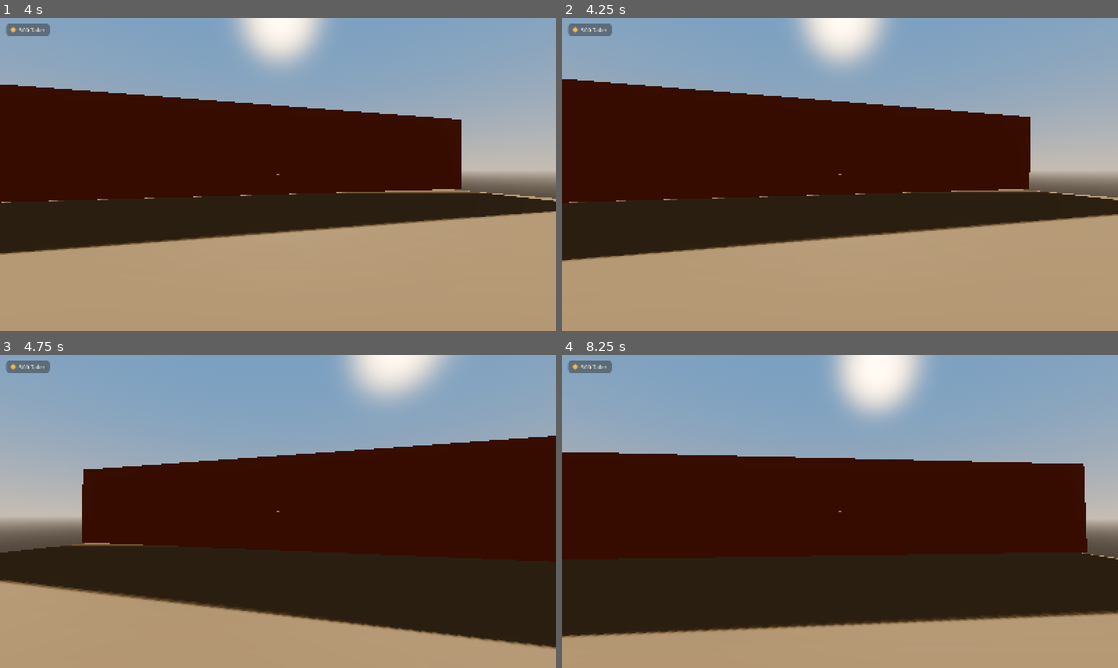
Above: before the commit, frames 1-4 (two rows, left to right).
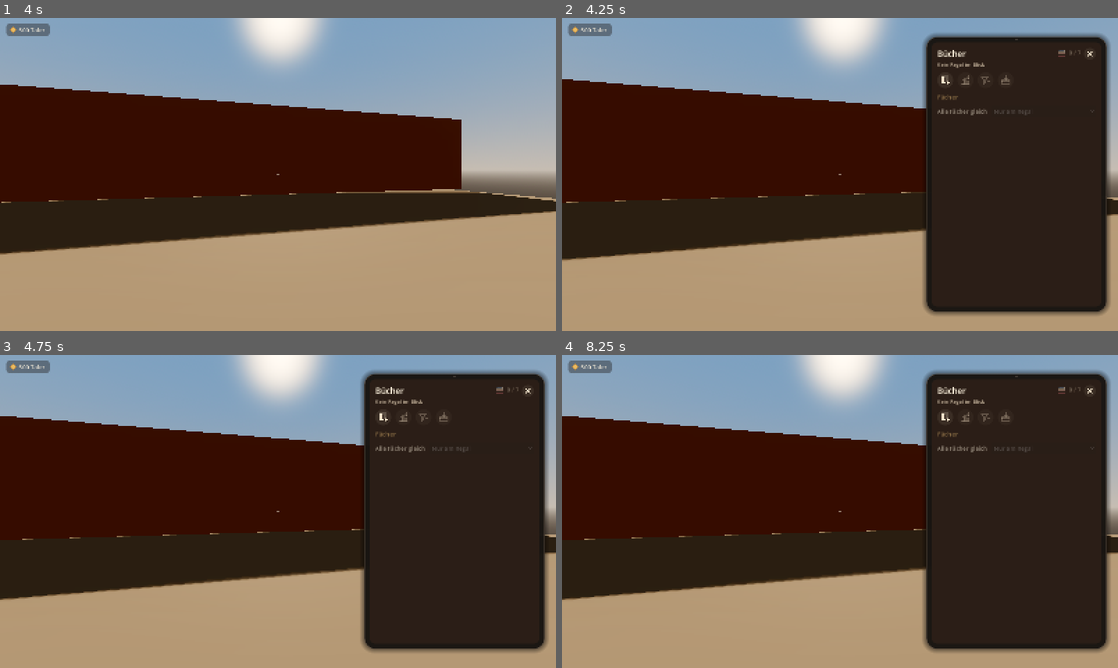
Above: after the commit, the same moments.

Repository: muschel99/Buecherei-Game
Game: Godot game, scene res://scenes/main.tscn
Same seed, same stepped clock (60 frames per second), same inputs: the game is played once before the commit and once after it.
Inputs (mouse positions are in pixels of both pictures, inside the frame that each line leads up to):
- Up to frame 1 (4 s): tap Enter at 0.5 s; move the mouse to (305, 174) at 0.52 s; hold E (interact) 0.53-1.28 s; hold W (move_forward) from 0.53 s (still down); tap Space (jump) at 0.77, 1.52, 3.02, 3.77 s; move the mouse to (250, 174) at 1.27 s; click (250, 174) at 1.35 s; tap E (interact) every 0.75 s from 1.55 to 3.8 s; move the mouse to (289, 168) at 2.02 s; hold Mouse wheel up (book_rotate) 2.03-2.78 s; move the mouse to (272, 180) at 2.77 s; tap Mouse wheel down (book_rotate_back) at 2.85 s; move the mouse to (316, 177) at 3.52 s; hold Right mouse button (book_take) from 3.53 s (still down)
- Up to frame 2 (4.25 s): keep holding W (move_forward); keep holding Right mouse button (book_take); tap R (open_menu) at 4.15 s
- Up to frame 3 (4.75 s): keep holding W (move_forward); move the mouse to (233, 508) at 4.27 s; release Right mouse button (book_take) at 4.28 s; tap X (build_delete) at 4.35 s; tap Space (jump) at 4.52 s; tap E (interact) at 4.55 s
- Up to frame 4 (8.25 s): move the mouse to (845, 511) at 5.02 s; hold Shift (build_paint_all) 5.03-5.78 s; tap E (interact) at 5.3, 6.05, 6.8, 7.35 s; move the mouse to (817, 505) at 5.77 s; release W (move_forward) at 5.78 s; hold D (move_right) 5.78-6.53 s; tap G (build_toggle_grid) at 5.85 s; tap Space (jump) at 6.02, 6.77, 7.52 s; move the mouse to (867, 511) at 6.52 s; hold Ctrl (crouch) 6.53-7.28 s; hold W (move_forward) from 6.53 s (still down); move the mouse to (812, 511) at 7.27 s; move the mouse to (851, 505) at 8.02 s; hold Q (store_books) from 8.03 s (still down)

Frame 1 is identical in both runs. In frame 2, 23% of the frame differs, in the area x 0-99%, y 4-96%; in frame 3, 31%; in frame 4, 34%, in the area x 0-100%, y 0-96%.

Commit message:
Etappe 3h, Teil 2: R-Menü überall, bleibt beim Nehmen offen
- R öffnet das Menü auch ohne Regal im Blick: Regal-Teile (Fächer, Alle
  Fächer gleich, Auffüllen, Sortieren, Ins Lager) sind dann dezent
  ausgegraut, die Bücherauswahl geht immer (alle Genres im Lager)
- Nach einem Klick auf ein Cover bleibt das Menü offen; es schließt sich,
  wenn die Hände voll sind (oder mit Esc, R, Kreuz)
- Oben im Menü ein kleiner Stapel mit der Zahl der getragenen Bücher

Co-Authored-By: Claude Opus 5.5 <noreply@anthropic.com>
Claude-Session: https://claude.ai/code/session_019h7HXfFS3pVv47U8YJjpyf

Diff:
--- a/scripts/interaction/interactable.gd
+++ b/scripts/interaction/interactable.gd
@@ -143,6 +143,11 @@
 		place_all_requested.emit(interactor)
 
 
+## Hat das Objekt ein eigenes Menü (Taste R)?
+func has_menu() -> bool:
+	return is_enabled and not menu_text.is_empty()
+
+
 ## Menü öffnen (von der Spielfigur aufgerufen, Taste R).
 func request_menu(interactor: Node) -> void:
 	if is_enabled and not menu_text.is_empty():
--- a/scripts/player/player.gd
+++ b/scripts/player/player.gd
@@ -7,7 +7,8 @@
 ## (Umschalt + E rückwärts) – Lampe, Tür, Karton, Sitz, Tablet usw. haben Vorrang.
 ## Springen mit der Leertaste, Hocken solange Strg gedrückt ist.
 ## Hinsetzen: E auf ein Sitzmöbel; aufstehen mit E, Leertaste oder einer Bewegungstaste.
-## R öffnet das Menü des angeschauten Objekts (z. B. Regal-Menü, Interactable.menu_requested).
+## R öffnet das Menü des angeschauten Objekts (Regal-Menü, Interactable.menu_requested) – schaue
+## ich nichts mit Menü an, dasselbe Menü ohne Regal (ShelfMenu.open_for(null)).
 ## Bücher (nur mit der Maus, alles andere bleibt bei E):
 ## - Rechtsklick nimmt das angeschaute Buch (Interactable.take_requested).
 ## - Linksklick legt das Buch obenauf genau dort ab, wo ich hinschaue: ins Regal
@@ -120,9 +121,12 @@
 	elif event.is_action_released("book_place"):
 		_finish_place()
 	elif event.is_action_pressed("open_menu") and interaction_enabled and not is_seated():
-		# R: Menü des angeschauten Objekts (z. B. Regal-Menü) – sonst passiert nichts
-		if is_instance_valid(_current_target):
+		# R: Menü des angeschauten Objekts (Regal-Menü) – sonst dasselbe Menü ohne Regal
+		# (Bücher aus dem Lager wählen geht überall, die Regal-Teile sind dann ausgegraut)
+		if is_instance_valid(_current_target) and _current_target.has_menu():
 			_current_target.request_menu(self)
+		else:
+			get_tree().call_group(ShelfMenu.GROUP, "open_for", null)
 	elif event.is_action_pressed("store_books") and interaction_enabled and not BookStock.carried.is_empty():
 		_store_hold_time = 0.0
 	elif event.is_action_released("store_books"):
--- a/scripts/ui/shelf_menu.gd
+++ b/scripts/ui/shelf_menu.gd
@@ -1,7 +1,11 @@
 class_name ShelfMenu
 extends CanvasLayer
-## Das Regal-Menü (R an einem Bücherregal) – als Tablet am rechten Bildrand (TabletFrame, wie
-## das Tablet an der Theke).
+## Das Regal-Menü (R) – als Tablet am rechten Bildrand (TabletFrame, wie das Tablet an der Theke).
+##
+## R öffnet es überall: Schaue ich ein Regal an, gehört es zu diesem Regal (open_for(regal)).
+## Schaue ich kein Regal an, ist es dasselbe Menü ohne Regal (open_for(null)): Die Regal-Teile
+## (Genre je Fach, "Alle Fächer gleich", Auffüllen, Sortieren, alles ins Lager) sind dann dezent
+## ausgegraut, die Bücherauswahl geht immer – z. B. um Bücher zum Dekorieren zu holen.
 ##
 ## Bewusst schlicht, wenige klare Aktionen:
 ## - Oben eine Leiste mit Symbol-Knöpfen (Tooltip beim Darüberfahren): Buch aus dem Lager
@@ -11,7 +15,10 @@
 ##   nach unten rechts) mit einer Auswahlliste für sein Genre oder "Gemischt".
 ## - "Buch aus dem Lager wählen" zeigt die Cover der passenden Bücher im Lager auf dem Tablet –
 ##   ein Klick legt das Buch obenauf in die Hand, dann stellt man es mit der linken Maustaste an
-##   genau die Stelle, die man möchte.
+##   genau die Stelle, die man möchte. Das Menü bleibt dabei offen (so kann ich nacheinander
+##   mehrere Bücher nehmen) und schließt sich erst, wenn die Hände voll sind. Oben rechts zeigt
+##   ein kleiner Stapel, wie viele Bücher ich trage.
+## Bücher nimmt man nur hier aus dem Lager (nicht am Theken-Tablet).
 ## Getragene Bücher räumt man nicht hier ein (Linksklick halten am Regal) und legt sie hier auch
 ## nicht ins Lager (Q halten) – jede Aktion hat nur einen Weg.
 ## Das Tablet ist immer gleich groß (fast so hoch wie das Bild) und passt so bei jeder Auflösung;
@@ -43,6 +50,10 @@
 var _panel: TabletFrame
 var _title: Label
 var _info: Label
+var _carried_box: HBoxContainer
+var _carried_icon: TextureRect
+var _carried_label: Label
+var _shelf_section: VBoxContainer
 var _main_view: VBoxContainer
 var _picker_view: VBoxContainer
 var _pick_button: TabletIconButton
@@ -69,6 +80,7 @@
 # Ansicht: ursprüngliches Blickfeld und die laufende Bewegung
 var _base_fov := -1.0
 var _view_tween: Tween
+var _framed := false  # wurde die Ansicht diesmal zur Seite gedreht?
 
 
 func _ready() -> void:
@@ -96,14 +108,16 @@
 
 # --- Öffnen und Schließen ---
 
-## Wird vom Regal aufgerufen (R).
+## Öffnet das Menü: vom Regal aufgerufen (R) mit diesem Regal, sonst von der Spielfigur mit
+## null (kein Regal im Blick – nur die Bücherauswahl ist dann aktiv).
 func open_for(target: BookShelf) -> void:
 	if is_open:
 		return
 	shelf = target
 	is_open = true
 	_opened_frame = Engine.get_process_frames()
-	shelf.contents_changed.connect(_queue_refresh)
+	if shelf:
+		shelf.contents_changed.connect(_queue_refresh)
 	MenuStack.open(self)
 	_player.movement_enabled = false
 	_player.interaction_enabled = false
@@ -112,7 +126,8 @@
 	_show_main()
 	_rebuild_rows()
 	_queue_refresh()
-	_frame_shelf()
+	if shelf:
+		_frame_shelf()
 
 
 func close() -> void:
@@ -128,7 +143,9 @@
 		if shelf.contents_changed.is_connected(_queue_refresh):
 			shelf.contents_changed.disconnect(_queue_refresh)
 	shelf = null
-	_restore_view()
+	if _framed:
+		_restore_view()
+	_framed = false
 	MenuStack.close(self)
 	_player.movement_enabled = true
 	_player.interaction_enabled = true
@@ -228,17 +245,18 @@
 
 
 ## Ein Buch aus dem Lager obenauf in die Hand nehmen – dann kann ich es mit der linken
-## Maustaste genau dort abstellen, wo ich hinschaue.
+## Maustaste genau dort abstellen, wo ich hinschaue. Das Menü bleibt offen, bis die Hände
+## voll sind (so kann ich mehrere Bücher nacheinander nehmen).
 func choose_book(data: BookData) -> void:
 	if BookStock.is_hand_full():
-		_message.text = "Deine Hände sind voll."
-		_message.visible = true
 		BookStock.show_hands_full()
+		close()
 		return
 	for book in BookStock.get_stored_books(data.genre_id):
 		if book.data == data and BookStock.take_stored_book(book):
 			BookStock.carry([book])
-			close()
+			if BookStock.is_hand_full():
+				close()
 			return
 
 
@@ -253,8 +271,19 @@
 
 func _refresh() -> void:
 	_refresh_queued = false
-	if not is_open or not is_instance_valid(shelf):
-		return
+	if not is_open:
+		return
+	if shelf != null and not is_instance_valid(shelf):
+		shelf = null  # das Regal ist inzwischen weg: weiter ohne Regal
+	_refresh_carried()
+	_refresh_picker_button()
+	_message.visible = not _message.text.is_empty()
+	if _picker_view.visible:
+		_refresh_picker()
+	if shelf == null:
+		_refresh_without_shelf()
+		return
+	_shelf_section.modulate.a = 1.0
 	_title.text = shelf.get_display_name()
 	var count := shelf.get_books().size()
 	_info.text = "%d %s · Platz für etwa %d" % [count, "Buch" if count == 1 else "Bücher", shelf.get_free_estimate()]
@@ -268,6 +297,34 @@
 		_fill_button.tooltip_text = "Auffüllen – nichts Passendes im Lager"
 	else:
 		_fill_button.tooltip_text = "Auffüllen (%d im Lager)" % available
+	_sort_button.disabled = count < 2
+	_sort_button.tooltip_text = TabletIconButton.DEFAULT_TIPS[TabletIconButton.Icon.SORT]
+	_return_button.disabled = count == 0
+	_return_button.tooltip_text = TabletIconButton.DEFAULT_TIPS[TabletIconButton.Icon.STORE]
+	_all_choice.disabled = false
+
+	# Genres der Fächer (die Liste selbst baut _rebuild_rows, hier nur die Auswahl)
+	var genres := _genre_choices()
+	_fill_choice(_all_choice, genres, shelf.genre_id, true)
+	for r in _row_choices:
+		_fill_choice(_row_choices[r], genres, shelf.get_row_genre(r), false)
+
+
+## Kein Regal im Blick: Regal-Teile dezent ausgegraut und nicht anklickbar.
+func _refresh_without_shelf() -> void:
+	_title.text = "Bücher"
+	_info.text = "Kein Regal im Blick"
+	for button: TabletIconButton in [_fill_button, _sort_button, _return_button]:
+		button.disabled = true
+		button.tooltip_text = "Nur am Regal"
+	_all_choice.disabled = true
+	_all_choice.clear()
+	_all_choice.add_item("Nur am Regal")
+	_shelf_section.modulate.a = 0.45
+
+
+## "Buch aus dem Lager": ausgegraut, wenn die Hände voll sind oder nichts Passendes im Lager liegt.
+func _refresh_picker_button() -> void:
 	var choosable := _choosable_genres()
 	_pick_button.disabled = choosable.is_empty() or BookStock.is_hand_full()
 	if BookStock.is_hand_full():
@@ -276,25 +333,28 @@
 		_pick_button.tooltip_text = "Buch aus dem Lager – nichts Passendes da"
 	else:
 		_pick_button.tooltip_text = "Buch aus dem Lager"
-	_sort_button.disabled = count < 2
-	_return_button.disabled = count == 0
-	_message.visible = not _message.text.is_empty()
-
-	# Genres der Fächer (die Liste selbst baut _rebuild_rows, hier nur die Auswahl)
-	var genres := _genre_choices()
-	_fill_choice(_all_choice, genres, shelf.genre_id, true)
-	for r in _row_choices:
-		_fill_choice(_row_choices[r], genres, shelf.get_row_genre(r), false)
-	if _picker_view.visible:
-		_refresh_picker()
+
+
+## Oben rechts: wie viele Bücher ich trage (Stapel im Genre des Buchs obenauf).
+func _refresh_carried() -> void:
+	var carried := BookStock.carried.size()
+	_carried_label.text = "%d / %d" % [carried, GameConfig.max_carried_books]
+	var active := BookStock.get_active_book()
+	var genres := Catalog.get_all_genres()
+	var genre: GenreData = active.get_genre() if active else (genres[0] if not genres.is_empty() else null)
+	_carried_icon.texture = BookIcons.get_stack_icon(genre) if genre else null
+	_carried_box.modulate.a = 1.0 if carried > 0 else 0.45
 
 
 ## Je Fach eine Zeile (Lesereihenfolge): "Fach 1" und eine Auswahlliste für sein Genre.
+## Ohne Regal bleibt die Liste leer.
 func _rebuild_rows() -> void:
 	for child in _rows_box.get_children():
 		_rows_box.remove_child(child)
 		child.queue_free()
 	_row_choices.clear()
+	if shelf == null:
+		return
 	for r in shelf.get_fach_order():
 		var line := PanelContainer.new()
 		line.add_theme_stylebox_override("panel", _row_style)
@@ -340,6 +400,8 @@
 
 func _genre_choices() -> Array[GenreData]:
 	var genres := BookStock.get_unlocked_genres()
+	if shelf == null:
+		return genres
 	for r in shelf.get_row_count():
 		var current := Catalog.get_genre(shelf.get_row_genre(r))
 		if current and not genres.has(current):
@@ -347,11 +409,11 @@
 	return genres
 
 
-## Genres, aus denen hier Bücher passen und die im Lager liegen.
+## Genres, aus denen hier Bücher passen und die im Lager liegen (ohne Regal: alle im Lager).
 func _choosable_genres() -> Array[GenreData]:
 	var result: Array[GenreData] = []
 	for genre in Catalog.get_all_genres():
-		if shelf.accepts(genre.get_id()) and BookStock.get_stored_count(genre.get_id()) > 0:
+		if (shelf == null or shelf.accepts(genre.get_id())) and BookStock.get_stored_count(genre.get_id()) > 0:
 			result.append(genre)
 	return result
 
@@ -384,7 +446,10 @@
 	var genre := Catalog.get_genre(_picker_genre)
 	_picker_title.text = "Buch aus dem Lager (%d)" % titles.size() if genres.size() > 1 \
 		else "%s aus dem Lager (%d)" % [genre.display_name if genre else "Buch", titles.size()]
+	# Nach dem Nehmen an derselben Stelle weiterschauen
+	var scroll := _picker.scroll_vertical
 	_picker.show_entries(entries, "Im Lager liegt gerade nichts davon.")
+	_picker.set_deferred("scroll_vertical", scroll)
 
 
 ## Wie viele Bücher, die hierher passen, liegen im Lager?
@@ -438,6 +503,27 @@
 	titles.add_child(_title)
 	_info = TabletFrame.make_label("", 15, MUTED_COLOR)
 	titles.add_child(_info)
+	# Getragene Bücher (Stapel mit Zahl), dann das Kreuz
+	_carried_box = HBoxContainer.new()
+	_carried_box.name = "Carried"
+	_carried_box.add_theme_constant_override("separation", 6)
+	_carried_box.tooltip_text = "In der Hand"
+	_carried_box.mouse_filter = Control.MOUSE_FILTER_PASS
+	_carried_box.size_flags_vertical = Control.SIZE_SHRINK_BEGIN
+	header.add_child(_carried_box)
+	_carried_icon = TextureRect.new()
+	_carried_icon.custom_minimum_size = Vector2(28, 28)
+	_carried_icon.expand_mode = TextureRect.EXPAND_IGNORE_SIZE
+	_carried_icon.stretch_mode = TextureRect.STRETCH_KEEP_ASPECT_CENTERED
+	_carried_icon.texture_filter = CanvasItem.TEXTURE_FILTER_NEAREST
+	_carried_icon.mouse_filter = Control.MOUSE_FILTER_IGNORE
+	_carried_box.add_child(_carried_icon)
+	_carried_label = TabletFrame.make_label("", 16, MUTED_COLOR)
+	_carried_label.autowrap_mode = TextServer.AUTOWRAP_OFF
+	_carried_label.custom_minimum_size.x = 0
+	_carried_label.size_flags_vertical = Control.SIZE_SHRINK_CENTER
+	_carried_label.mouse_filter = Control.MOUSE_FILTER_IGNORE
+	_carried_box.add_child(_carried_label)
 	var close_button := TabletFrame.make_close_button()
 	close_button.size_flags_vertical = Control.SIZE_SHRINK_BEGIN
 	close_button.pressed.connect(close)
@@ -477,11 +563,16 @@
 	_sort_popup.id_pressed.connect(func(id: int) -> void: sort_shelf(BookShelf.SORT_MODES[id][0]))
 	add_child(_sort_popup)
 
-	# Fächer
-	_main_view.add_child(TabletFrame.make_label("Fächer", 18, KEY_COLOR))
+	# Fächer (ohne Regal dezent ausgegraut)
+	_shelf_section = VBoxContainer.new()
+	_shelf_section.name = "ShelfSection"
+	_shelf_section.size_flags_vertical = Control.SIZE_EXPAND_FILL
+	_shelf_section.add_theme_constant_override("separation", 12)
+	_main_view.add_child(_shelf_section)
+	_shelf_section.add_child(TabletFrame.make_label("Fächer", 18, KEY_COLOR))
 	var all_line := HBoxContainer.new()
 	all_line.add_theme_constant_override("separation", 12)
-	_main_view.add_child(all_line)
+	_shelf_section.add_child(all_line)
 	var all_label := TabletFrame.make_label("Alle Fächer gleich", 17, TEXT_COLOR)
 	all_label.autowrap_mode = TextServer.AUTOWRAP_OFF
 	all_line.add_child(all_label)
@@ -494,7 +585,7 @@
 	_rows_scroll = ScrollContainer.new()
 	_rows_scroll.horizontal_scroll_mode = ScrollContainer.SCROLL_MODE_DISABLED
 	_rows_scroll.size_flags_vertical = Control.SIZE_EXPAND_FILL
-	_main_view.add_child(_rows_scroll)
+	_shelf_section.add_child(_rows_scroll)
 	_rows_box = VBoxContainer.new()
 	_rows_box.size_flags_horizontal = Control.SIZE_EXPAND_FILL
 	_rows_box.add_theme_constant_override("separation", 6)
@@ -573,6 +664,7 @@
 		_base_fov = camera.fov
 	camera.fov = _base_fov
 	camera.rotation.y = 0.0
+	_framed = true
 	var item := FurnitureUtils.find_placed_furniture(shelf)
 	var model := item.get_model() if item else null
 	if model == null:
